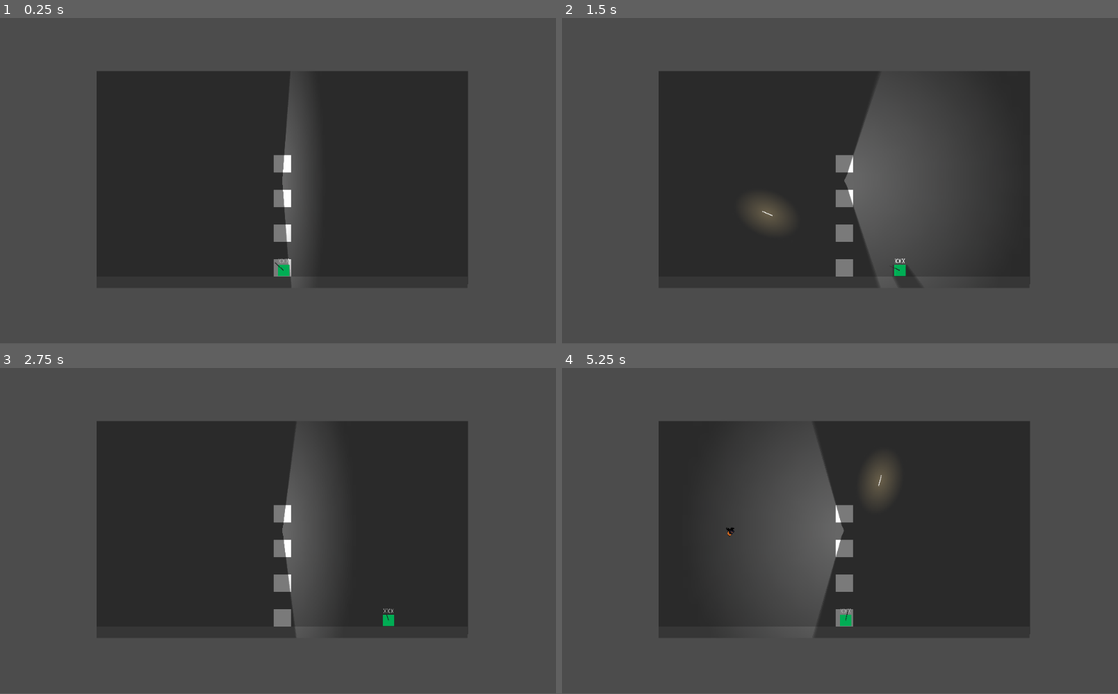
Above: before the commit, frames 1-4 (two rows, left to right).
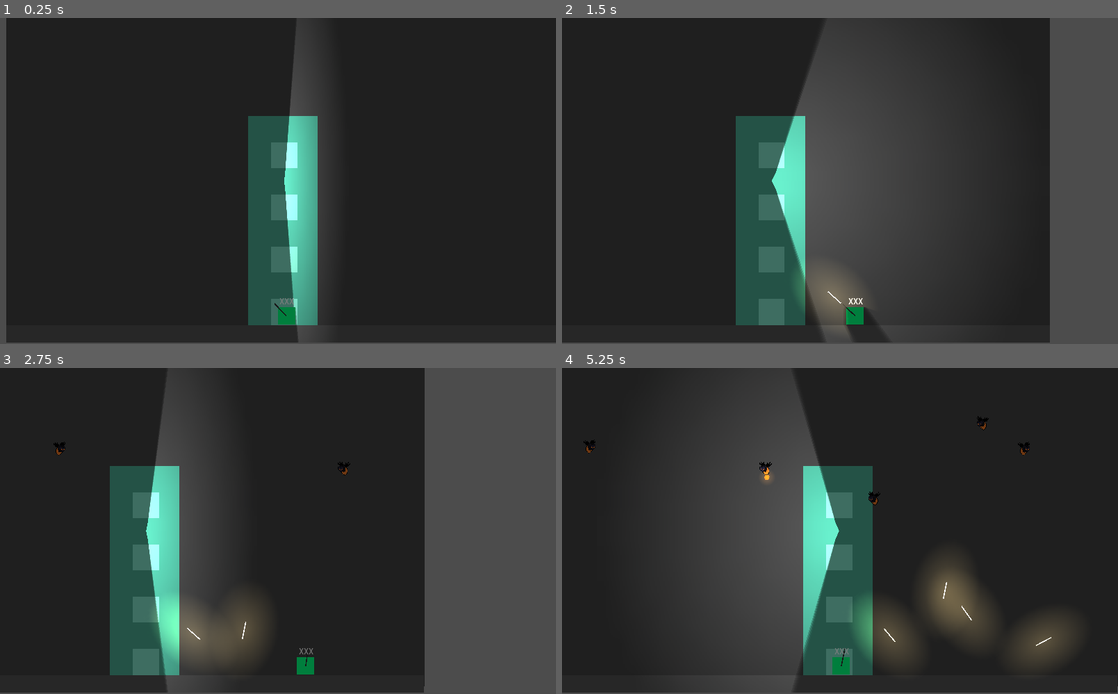
Above: after the commit, the same moments.

Repository: ZeeHatcher/Lighthouse
Game: Godot game, scene res://levels/TestLab.tscn
Two runs of this game, one before a commit and one after it. Both use one fixed random seed, a clock stepped at 60 frames per second and the inputs below.
Inputs (mouse positions are in pixels of both pictures, inside the frame that each line leads up to):
- Up to frame 1 (0.25 s): no input
- Up to frame 2 (1.5 s): move the mouse to (962, 164) at 0.52 s; hold D (move_right) 0.53-1.28 s; click (962, 164) at 0.6 s; move the mouse to (728, 197) at 1.27 s; hold S (move_down) from 1.28 s (still down); click (728, 197) at 1.35 s
- Up to frame 3 (2.75 s): move the mouse to (333, 459) at 2.02 s; release S (move_down) at 2.03 s; hold D (move_right) from 2.03 s (still down); click (333, 459) at 2.1 s
- Up to frame 4 (5.25 s): move the mouse to (812, 596) at 2.77 s; release D (move_right) at 2.78 s; hold W (move_up) 2.78-3.53 s; click (812, 596) at 2.85 s; move the mouse to (1006, 579) at 3.52 s; hold A (move_left) 3.53-5.03 s; click (1006, 579) at 3.6 s; move the mouse to (673, 482) at 4.27 s; click (673, 482) at 4.35 s; move the mouse to (867, 531) at 5.02 s; hold S (move_down) from 5.03 s (still down); click (867, 531) at 5.1 s
In our replay, the window is 800x468 before the commit and 800x469 after it. These sizes can differ from the game's own. Grey fills any space a smaller window leaves; there, only what the larger window draws over its background counts as a difference.

The runs differ from the first frame. In frame 1, 60% of the frame differs, in the area x 1-100%, y 0-100%; in frame 2, 52%; in frame 3, 55%; in frame 4, 59%.

Commit message:
rework Enemy; begin Projectile rework; add camera

Diff:
--- a/assets/Lightning.tscn
+++ b/assets/Lightning.tscn
@@ -1,7 +1,8 @@
 [gd_scene load_steps=4 format=2]
 
-[ext_resource path="res://assets/placeholder.png" type="Texture" id=1]
+[ext_resource path="res://assets/images/placeholder.png" type="Texture" id=1]
 [ext_resource path="res://assets/Lightning.gd" type="Script" id=2]
+
 
 [sub_resource type="CircleShape2D" id=1]
 radius = 100.0
--- a/entities/Beacon/Beacon.tscn
+++ b/entities/Beacon/Beacon.tscn
@@ -1,7 +1,8 @@
 [gd_scene load_steps=4 format=2]
 
-[ext_resource path="res://assets/light.png" type="Texture" id=1]
+[ext_resource path="res://assets/images/light.png" type="Texture" id=1]
 [ext_resource path="res://entities/Beacon/Node2D.gd" type="Script" id=2]
+
 
 [sub_resource type="OccluderPolygon2D" id=1]
 polygon = PoolVector2Array( 0, 0, 8, -16, 0, 0, 8, 16 )
--- a/entities/Enemy/Enemy.gd
+++ b/entities/Enemy/Enemy.gd
@@ -1,15 +1,40 @@
+class_name Enemy
 extends KinematicBody2D
 
-export (int) var speed := 100
+enum Side { LEFT, RIGHT }
 
+export (int) var speed := 0
+
+var side : int = Side.LEFT setget set_side
 var velocity := Vector2(speed, 0)
+
+onready var hit_box := $CollisionShape2D
+onready var sprite := $Sprite
+onready var occluder := $LightOccluder2D
 
 func _ready() -> void:
 	add_to_group("enemies")
+	_on_spawn()
 
 func _physics_process(delta: float) -> void:
-	var collision = move_and_collide(velocity * delta)
+	_move(delta)
+	_attack(delta)
 
-func face(direction: int) -> void:
-	if (direction):
-		velocity *= -1
+	var _collision = move_and_collide(velocity * delta, false)
+
+func set_side(value: int) -> void:
+	if (value in [Side.LEFT, Side.RIGHT]):
+		side = value
+		_flip()
+
+func _attack(delta: float) -> void:
+	pass
+
+func _flip() -> void:
+	pass
+
+func _on_spawn() -> void:
+	pass
+
+func _move(delta: float) -> void:
+	pass
--- a/entities/Enemy/Enemy.tscn
+++ b/entities/Enemy/Enemy.tscn
@@ -1,17 +1,10 @@
-[gd_scene load_steps=4 format=2]
-
-[ext_resource path="res://assets/placeholder.png" type="Texture" id=1]
-[ext_resource path="res://entities/Enemy/Enemy.gd" type="Script" id=2]
-
-[sub_resource type="RectangleShape2D" id=1]
-extents = Vector2( 16, 16 )
+[gd_scene format=2]
 
 [node name="Enemy" type="KinematicBody2D"]
-script = ExtResource( 2 )
+collision_layer = 4
+
+[node name="LightOccluder2D" type="LightOccluder2D" parent="."]
 
 [node name="CollisionShape2D" type="CollisionShape2D" parent="."]
-shape = SubResource( 1 )
 
 [node name="Sprite" type="Sprite" parent="."]
-modulate = Color( 0.870588, 0.054902, 0.054902, 1 )
-texture = ExtResource( 1 )
--- a/entities/Enemy/Fly/Fly.gd
+++ b/entities/Enemy/Fly/Fly.gd
@@ -1,88 +1,56 @@
-extends KinematicBody2D
+extends Enemy
 
-# References
-onready var cooldown_timer := $AttackCooldownTimer
-onready var attack_timer := $AttackTimer
-onready var move_timer := $RandomMoveTimer
-onready var light := $Light2D
-onready var player := get_tree().get_root().get_node("TestLab/Player")
-onready var fly_projectile := load("res://entities/Enemy/Fly/Fly_projectile.tscn")
+export var attack_range := 0		# distance when enemy stops getting closer
+export var attack_charge_time = 1		# attack rate in seconds
 
-# Initiating values
-var velocity := Vector2()
-var will_move := true
 var can_attack := true
 
-# Entity variables
-export var follow_distance := 300           # distance when enemy stops getting closer
-export var speed := 100                     # movement speed when approching player
-export var attack_charge_time = 1           # attack rate in seconds
+onready var bulb := $Light2D
+onready var tail := $Tail
+onready var timer_attack_cooldown := $AttackCooldownTimer
+onready var timer_attack_charge := $AttackChargeTimer
+onready var timer_move := $RandomMoveTimer
 
+func _attack(delta: float) -> void:
+	if (can_attack && global_position.distance_to(ENTITIES.lighthouse.global_position) < attack_range):
+		bulb.visible = true
+		timer_attack_charge.start()
+		can_attack = false
 
-func _ready() -> void:
-	add_to_group("enemies")
-	attack_timer.wait_time = attack_charge_time
+func _flip() -> void:
+	match side:
+		Side.LEFT:
+			sprite.flip_h = false
 
-func _physics_process(delta) -> void:
-	face_direction()
+		Side.RIGHT:
+			sprite.flip_h = true
 
-	var distance_to_player = player.global_position.distance_to(global_position)
-	if distance_to_player > follow_distance:
-		move_towards_player()
-	else:
-		random_move()
-		attack()
+func _on_spawn() -> void:
+	pass
 
-	move_and_collide(velocity * delta, false)
+func _move(delta: float) -> void:
+	match side:
+		Side.LEFT:
+			velocity = Vector2(speed, 0)
 
+		Side.RIGHT:
+			velocity = Vector2(-speed, 0)
 
-# face left or right
-func face_direction() -> void:
-	if player.global_position > global_position:
-		$Sprite.flip_h = true
-		$Position2D.position.x = 16
-		light.position.x = -6
-	else:
-		$Sprite.flip_h = false
-		$Position2D.position.x = -16
-		light.position.x = 6
-
-# moves towards the player
 func move_towards_player() -> void:
-	var direction = (player.global_position - global_position).normalized()
+	var direction = (ENTITIES.lighthouse.global_position - global_position).normalized()
 	velocity = direction * speed
-
-# move a little on random
-func random_move() -> void:
-	if will_move:
-		will_move = false                    	# can move again only  #
-		move_timer.wait_time = randi() % 2 + 0.1  	# after timer runs out #
-		move_timer.start()                   	#  (rand time 0..2 )   #
-
-		var rand_x = randi() % 20 - 10       	# generate random int #
-		var rand_y = randi() % 20 - 10       	# between -10 and 9   #
-
-		var direction = Vector2(rand_x, rand_y).normalized()   	 # move by 1/10 #
-		velocity = direction * speed / 10                      	 # of its speed #
-
-# charges an attack and shoots after the charge
-func attack() -> void:
-	if can_attack:                	# attacks only if cooldown is over
-		can_attack = false        	# no spam attacks until cooldown
-		attack_timer.start()      	# resets cooldown timer
-		light.visible = true      	# show charging light
-
-# shoots projectile after charging
-func _on_AttackTimer_timeout():
-	cooldown_timer.start()
-	var projectile = fly_projectile.instance()
-	get_tree().get_root().get_node("TestLab").add_child(projectile)
-	projectile.position = $Position2D.global_position
-	projectile.point()
-	light.visible = false
-
-func _on_RandomMoveTimer_timeout():
-	will_move = true
 
 func _on_AttackCooldownTimer_timeout():
 	can_attack = true
+
+func _on_AttackChargeTimer_timeout():
+	var projectile = SCENES.projectile_fly.instance()
+	ENTITIES.level.add_child(projectile)
+	projectile.position = tail.global_position
+	projectile.point()
+	bulb.visible = false
+
+	timer_attack_cooldown.start()
+
+func _on_RandomMoveTimer_timeout():
+	pass
--- a/entities/Enemy/Fly/Fly.tscn
+++ b/entities/Enemy/Fly/Fly.tscn
@@ -1,40 +1,42 @@
-[gd_scene load_steps=5 format=2]
+[gd_scene load_steps=6 format=2]
 
-[ext_resource path="res://entities/Enemy/Fly/fly.png" type="Texture" id=1]
-[ext_resource path="res://assets/light.png" type="Texture" id=2]
+[ext_resource path="res://entities/Enemy/Enemy.tscn" type="PackedScene" id=1]
+[ext_resource path="res://entities/Enemy/Fly/fly.png" type="Texture" id=2]
 [ext_resource path="res://entities/Enemy/Fly/Fly.gd" type="Script" id=3]
 
-[sub_resource type="CapsuleShape2D" id=1]
-radius = 7.50694
-height = 6.97473
+[sub_resource type="OccluderPolygon2D" id=1]
 
-[node name="Fly" type="KinematicBody2D"]
+[sub_resource type="CapsuleShape2D" id=2]
+radius = 11.0
+height = 0.0
+
+[node name="Fly" instance=ExtResource( 1 )]
 script = ExtResource( 3 )
+speed = 200
+attack_range = 200
 
-[node name="Sprite" type="Sprite" parent="."]
-texture = ExtResource( 1 )
+[node name="LightOccluder2D" parent="." index="0"]
+occluder = SubResource( 1 )
 
-[node name="CollisionShape2D" type="CollisionShape2D" parent="."]
-position = Vector2( -1.94387, 2.34885 )
-shape = SubResource( 1 )
+[node name="CollisionShape2D" parent="." index="1"]
+shape = SubResource( 2 )
 
-[node name="Position2D" type="Position2D" parent="."]
-position = Vector2( -16, 16 )
+[node name="Sprite" parent="." index="2"]
+texture = ExtResource( 2 )
 
-[node name="AttackCooldownTimer" type="Timer" parent="."]
+[node name="Tail" type="Position2D" parent="." index="3"]
+position = Vector2( 0, 16 )
+
+[node name="AttackChargeTimer" type="Timer" parent="." index="4"]
 one_shot = true
 
-[node name="RandomMoveTimer" type="Timer" parent="."]
+[node name="AttackCooldownTimer" type="Timer" parent="." index="5"]
 one_shot = true
 
-[node name="AttackTimer" type="Timer" parent="."]
+[node name="RandomMoveTimer" type="Timer" parent="." index="6"]
 one_shot = true
 
-[node name="Light2D" type="Light2D" parent="."]
-position = Vector2( 10, 6 )
-enabled = false
-texture = ExtResource( 2 )
-color = Color( 0.980392, 0.662745, 0.215686, 1 )
+[node name="Light2D" type="Light2D" parent="." index="7"]
+[connection signal="timeout" from="AttackChargeTimer" to="." method="_on_AttackChargeTimer_timeout"]
 [connection signal="timeout" from="AttackCooldownTimer" to="." method="_on_AttackCooldownTimer_timeout"]
 [connection signal="timeout" from="RandomMoveTimer" to="." method="_on_RandomMoveTimer_timeout"]
-[connection signal="timeout" from="AttackTimer" to="." method="_on_AttackTimer_timeout"]
--- /dev/null
+++ b/entities/Enemy/Fly/FlyOld.gd
@@ -0,0 +1,87 @@
+extends KinematicBody2D
+
+# References
+onready var cooldown_timer := $AttackCooldownTimer
+onready var attack_timer := $AttackTimer
+onready var move_timer := $RandomMoveTimer
+onready var light := $Light2D
+onready var player = ENTITIES.player
+onready var fly_projectile = SCENES.projectile_fly
+
+# Initiating values
+var velocity := Vector2()
+var will_move := true
+var can_attack := true
+
+# Entity variables
+export var follow_distance := 300          # distance when enemy stops getting closer
+export var speed := 100                     # movement speed when approching player
+export var attack_charge_time = 1	# attack rate in seconds
+
+
+func _ready() -> void:
+	add_to_group("enemies")
+	face_direction()
+	attack_timer.wait_time = attack_charge_time
+
+func _physics_process(delta) -> void:
+	var distance_to_player = player.global_position.distance_to(global_position)
+	if distance_to_player > follow_distance:
+		move_towards_player()
+	else:
+		random_move()
+		attack()
+
+	move_and_collide(velocity * delta, false)
+
+
+# face left or right
+func face_direction() -> void:
+	if player.global_position > global_position:
+		$Sprite.flip_h = true
+		$Position2D.position.x = 16
+		light.position.x = -6
+	else:
+		$Sprite.flip_h = false
+		$Position2D.position.x = -16
+		light.position.x = 6
+
+# moves towards the player
+func move_towards_player() -> void:
+	var direction = (player.global_position - global_position).normalized()
+	velocity = direction * speed
+
+# move a little on random
+func random_move() -> void:
+	if will_move:
+		will_move = false                    	# can move again only  #
+		move_timer.wait_time = randi() % 2 + 0.1  	# after timer runs out #
+		move_timer.start()                   	#  (rand time 0..2 )   #
+
+		var rand_x = randi() % 20 - 10       	# generate random int #
+		var rand_y = randi() % 20 - 10       	# between -10 and 9   #
+
+		var direction = Vector2(rand_x, rand_y).normalized()   	 # move by 1/10 #
+		velocity = direction * speed / 10                      	 # of its speed #
+
+# charges an attack and shoots after the charge
+func attack() -> void:
+	if can_attack:                	# attacks only if cooldown is over
+		can_attack = false        	# no spam attacks until cooldown
+		attack_timer.start()      	# resets cooldown timer
+		light.visible = true      	# show charging light
+
+# shoots projectile after charging
+func _on_AttackTimer_timeout():
+	cooldown_timer.start()
+	var projectile = fly_projectile.instance()
+	get_tree().get_root().get_node("TestLab").add_child(projectile)
+	projectile.position = $Position2D.global_position
+	projectile.point()
+	light.visible = false
+
+func _on_RandomMoveTimer_timeout():
+	will_move = true
+
+func _on_AttackCooldownTimer_timeout():
+	can_attack = true
--- /dev/null
+++ b/entities/Enemy/Fly/FlyOld.tscn
@@ -0,0 +1,40 @@
+[gd_scene load_steps=5 format=2]
+
+[ext_resource path="res://assets/images/light.png" type="Texture" id=1]
+[ext_resource path="res://entities/Enemy/Fly/fly.png" type="Texture" id=2]
+[ext_resource path="res://entities/Enemy/Fly/FlyOld.gd" type="Script" id=3]
+
+[sub_resource type="CapsuleShape2D" id=1]
+radius = 7.50694
+height = 6.97473
+
+[node name="Fly" type="KinematicBody2D"]
+script = ExtResource( 3 )
+
+[node name="Sprite" type="Sprite" parent="."]
+texture = ExtResource( 2 )
+
+[node name="CollisionShape2D" type="CollisionShape2D" parent="."]
+position = Vector2( -1.94387, 2.34885 )
+shape = SubResource( 1 )
+
+[node name="Position2D" type="Position2D" parent="."]
+position = Vector2( -16, 16 )
+
+[node name="AttackCooldownTimer" type="Timer" parent="."]
+one_shot = true
+
+[node name="RandomMoveTimer" type="Timer" parent="."]
+one_shot = true
+
+[node name="AttackChargeTimer" type="Timer" parent="."]
+one_shot = true
+
+[node name="Light2D" type="Light2D" parent="."]
+position = Vector2( 10, 6 )
+enabled = false
+texture = ExtResource( 1 )
+color = Color( 0.980392, 0.662745, 0.215686, 1 )
+[connection signal="timeout" from="AttackCooldownTimer" to="." method="_on_AttackCooldownTimer_timeout"]
+[connection signal="timeout" from="RandomMoveTimer" to="." method="_on_RandomMoveTimer_timeout"]
+[connection signal="timeout" from="AttackChargeTimer" to="." method="_on_AttackTimer_timeout"]
--- a/entities/Enemy/Fly/Fly_projectile.gd
+++ b/entities/Enemy/Fly/Fly_projectile.gd
@@ -4,7 +4,7 @@
 
 var velocity = Vector2(speed, 0)
 
-onready var player = get_tree().get_root().get_node("TestLab/Player")
+onready var player = ENTITIES.player
 
 func _physics_process(delta):
 	var collision =  move_and_collide(velocity * delta)    	 # move
@@ -18,5 +18,5 @@
 
 # set direction
 func point():
-	look_at(player.global_position)
+	look_at(ENTITIES.lighthouse.global_position)
 	velocity = velocity.rotated(rotation + rand_range(-0.1, 0.1))
--- a/entities/Enemy/Fly/Fly_projectile.tscn
+++ b/entities/Enemy/Fly/Fly_projectile.tscn
@@ -1,10 +1,8 @@
 [gd_scene load_steps=5 format=2]
 
-[ext_resource path="res://entities/Enemy/Fly/fly_projectile.png" type="Texture" id=1]
+[ext_resource path="res://entities/Enemy/Fly/Fly_projectile.png" type="Texture" id=1]
 [ext_resource path="res://entities/Enemy/Fly/Fly_projectile.gd" type="Script" id=2]
-[ext_resource path="res://assets/light.png" type="Texture" id=3]
-
-
+[ext_resource path="res://assets/images/light.png" type="Texture" id=3]
 
 [sub_resource type="CircleShape2D" id=1]
 radius = 5.09472
--- a/entities/Gun/Gun.tscn
+++ b/entities/Gun/Gun.tscn
@@ -1,7 +1,8 @@
 [gd_scene load_steps=3 format=2]
 
-[ext_resource path="res://assets/placeholder.png" type="Texture" id=1]
+[ext_resource path="res://assets/images/placeholder.png" type="Texture" id=1]
 [ext_resource path="res://entities/Gun/Gun.gd" type="Script" id=2]
+
 
 [node name="Gun" type="Node2D"]
 script = ExtResource( 2 )
--- /dev/null
+++ b/entities/Lighthouse/Lighthouse.gd
@@ -0,0 +1,10 @@
+extends Area2D
+
+
+func _ready():
+	pass
+
+
+func _on_Lighthouse_body_entered(body):
+	if body.is_in_group("projectiles"):
+		body.visible = false
--- /dev/null
+++ b/entities/Lighthouse/Lighthouse.tscn
@@ -0,0 +1,20 @@
+[gd_scene load_steps=4 format=2]
+
+[ext_resource path="res://assets/images/placeholder.png" type="Texture" id=1]
+[ext_resource path="res://entities/Lighthouse/Lighthouse.gd" type="Script" id=2]
+
+[sub_resource type="RectangleShape2D" id=1]
+extents = Vector2( 64, 192 )
+
+[node name="Lighthouse" type="Area2D"]
+collision_layer = 32
+script = ExtResource( 2 )
+
+[node name="CollisionShape2D" type="CollisionShape2D" parent="."]
+shape = SubResource( 1 )
+
+[node name="Sprite" type="Sprite" parent="."]
+modulate = Color( 0.317647, 1, 0.823529, 0.537255 )
+scale = Vector2( 4, 12 )
+texture = ExtResource( 1 )
+[connection signal="body_entered" from="." to="." method="_on_Lighthouse_body_entered"]
--- a/entities/MobSpawn/MobSpawn.gd
+++ b/entities/MobSpawn/MobSpawn.gd
@@ -1,10 +1,10 @@
 extends Node2D
 
-onready var level := get_tree().get_root().get_node("TestLab")
+onready var level := ENTITIES.level
 onready var viewport := level.get_viewport()
 onready var paths := [$LeftPath, $RightPath]
 onready var timer := $Timer
-onready var scene_enemy := preload("res://entities/Enemy/Fly/Fly.tscn")
+onready var scene_enemy := SCENES.enemy_fly
 
 func _ready():
 	pass
@@ -16,5 +16,7 @@
 	spawn_point.offset = randi() % int(viewport.size.y)
 
 	var enemy = scene_enemy.instance()
+	enemy.global_position = spawn_point.global_position
+
 	level.add_child(enemy)
-	enemy.global_position = spawn_point.global_position
+	enemy.set_side(side)
--- a/entities/MobSpawn/MobSpawn.tscn
+++ b/entities/MobSpawn/MobSpawn.tscn
@@ -28,6 +28,5 @@
 rotation = -1.5708
 
 [node name="Timer" type="Timer" parent="."]
-wait_time = 3.0
 autostart = true
 [connection signal="timeout" from="Timer" to="." method="_on_Timer_timeout"]
--- a/entities/Player/Player.tscn
+++ b/entities/Player/Player.tscn
@@ -1,6 +1,6 @@
 [gd_scene load_steps=8 format=2]
 
-[ext_resource path="res://assets/placeholder.png" type="Texture" id=1]
+[ext_resource path="res://assets/images/placeholder.png" type="Texture" id=1]
 [ext_resource path="res://entities/Player/Player.gd" type="Script" id=2]
 [ext_resource path="res://entities/Gun/Gun.tscn" type="PackedScene" id=3]
 [ext_resource path="res://fonts/JetBrainsMono-Regular.ttf" type="DynamicFontData" id=4]
--- a/entities/Projectile/Projectile.gd
+++ b/entities/Projectile/Projectile.gd
@@ -1,17 +1,15 @@
 extends KinematicBody2D
 
-export (int) var speed := 3000
+export (int) var speed := 30
 
 var velocity := Vector2(speed, 0)
 
+func _ready():
+	add_to_group("projectiles")
+
 func _physics_process(delta: float) -> void:
-	var collision = move_and_collide(velocity * delta)
 
-	if (collision):
-		if (collision.collider.is_in_group("enemies")):
-			collision.collider.queue_free()
-		else:
-			queue_free()
+	var _collision = move_and_collide(velocity * delta)
 
 func point_to(target: Vector2) -> void:
 	look_at(target)
--- a/entities/Projectile/Projectile.tscn
+++ b/entities/Projectile/Projectile.tscn
@@ -1,8 +1,8 @@
 [gd_scene load_steps=5 format=2]
 
-[ext_resource path="res://assets/placeholder.png" type="Texture" id=1]
+[ext_resource path="res://assets/images/placeholder.png" type="Texture" id=1]
 [ext_resource path="res://entities/Projectile/Projectile.gd" type="Script" id=2]
-[ext_resource path="res://assets/light.png" type="Texture" id=3]
+[ext_resource path="res://assets/images/light.png" type="Texture" id=3]
 
 [sub_resource type="RectangleShape2D" id=1]
 extents = Vector2( 16, 1 )
--- a/entities/Stair/Stair.gd
+++ b/entities/Stair/Stair.gd
@@ -3,7 +3,6 @@
 export (int) var level := 0
 
 onready var scene_tree := get_tree()
-
 onready var steps = get_node("../stair")
 
 func _ready() -> void:
@@ -19,9 +18,9 @@
 	for stair in stairs:
 		if (stair.level == level_next):
 			entity.global_position = stair.global_position
+			steps.play()
 			break
 
 func _on_Player_stair_entered(player: KinematicBody2D, direction: int) -> void:
 	if (overlaps_body(player)):
 		warp(player, direction)
-	steps.play()
--- a/entities/Stair/Stair.tscn
+++ b/entities/Stair/Stair.tscn
@@ -1,6 +1,6 @@
 [gd_scene load_steps=4 format=2]
 
-[ext_resource path="res://assets/placeholder.png" type="Texture" id=1]
+[ext_resource path="res://assets/images/placeholder.png" type="Texture" id=1]
 [ext_resource path="res://entities/Stair/Stair.gd" type="Script" id=2]
 
 [sub_resource type="RectangleShape2D" id=1]
--- a/levels/TestLab.tscn
+++ b/levels/TestLab.tscn
@@ -8,8 +8,9 @@
 [ext_resource path="res://levels/Control.gd" type="Script" id=6]
 [ext_resource path="res://levels/Camera2D.gd" type="Script" id=7]
 [ext_resource path="res://fonts/JetBrainsMono-Regular.ttf" type="DynamicFontData" id=8]
-[ext_resource path="res://assets/stairs.wav" type="AudioStream" id=9]
-[ext_resource path="res://assets/bg.wav" type="AudioStream" id=10]
+[ext_resource path="res://assets/audio/stairs.wav" type="AudioStream" id=9]
+[ext_resource path="res://assets/audio/bg.wav" type="AudioStream" id=10]
+[ext_resource path="res://entities/Lighthouse/Lighthouse.tscn" type="PackedScene" id=11]
 
 [sub_resource type="RectangleShape2D" id=1]
 extents = Vector2( 512, 16 )
@@ -22,6 +23,13 @@
 position = Vector2( 2.51758, 0 )
 script = ExtResource( 5 )
 
+[node name="stair" type="AudioStreamPlayer2D" parent="."]
+position = Vector2( 516.065, 551.486 )
+stream = ExtResource( 9 )
+
+[node name="AudioStreamPlayer2D" type="AudioStreamPlayer2D" parent="."]
+stream = ExtResource( 10 )
+
 [node name="Beacon" parent="." instance=ExtResource( 4 )]
 position = Vector2( 512, 303 )
 
@@ -30,12 +38,11 @@
 margin_bottom = 589.0
 color = Color( 0.247059, 0.247059, 0.247059, 1 )
 __meta__ = {
-"_edit_lock_": true,
 "_edit_use_anchors_": false
 }
 
 [node name="CanvasModulate" type="CanvasModulate" parent="."]
-color = Color( 0.682353, 0.682353, 0.682353, 1 )
+color = Color( 0.498039, 0.498039, 0.498039, 1 )
 
 [node name="Platform" type="StaticBody2D" parent="."]
 position = Vector2( 512, 584 )
@@ -78,23 +85,20 @@
 position = Vector2( 512, 256 )
 level = 3
 
-[node name="stair" type="AudioStreamPlayer2D" parent="."]
-stream = ExtResource( 9 )
-
-[node name="bg" type="AudioStreamPlayer2D" parent="."]
-stream = ExtResource( 10 )
-volume_db = -25.0
-autoplay = true
+[node name="Lighthouse" parent="." instance=ExtResource( 11 )]
+position = Vector2( 509.482, 376 )
 
 [node name="Player" parent="." instance=ExtResource( 1 )]
 position = Vector2( 516.065, 551.486 )
 
-[node name="Camera2D" type="Camera2D" parent="."]
-position = Vector2( 500.666, 303.175 )
+[node name="Camera2D" type="Camera2D" parent="Player"]
+position = Vector2( -15.399, -248.311 )
 current = true
+limit_top = 0
 limit_smoothed = true
 smoothing_enabled = true
 script = ExtResource( 7 )
+zoom_size = Vector2( 1, 1 )
 
 [node name="CanvasLayer" type="CanvasLayer" parent="."]
 pause_mode = 2
@@ -106,7 +110,6 @@
 anchor_bottom = 1.0
 script = ExtResource( 6 )
 __meta__ = {
-"_edit_lock_": true,
 "_edit_use_anchors_": false
 }
 
--- a/project.godot
+++ b/project.godot
@@ -8,9 +8,14 @@
 
 config_version=4
 
-_global_script_classes=[  ]
+_global_script_classes=[ {
+"base": "KinematicBody2D",
+"class": "Enemy",
+"language": "GDScript",
+"path": "res://entities/Enemy/Enemy.gd"
+} ]
 _global_script_class_icons={
-
+"Enemy": ""
 }
 
 [application]
@@ -20,11 +25,16 @@
 
 [autoload]
 
-SignalManager="*res://SignalManager.gd"
+SCENES="*res://singletons/scenes.gd"
+ENTITIES="*res://singletons/entities.gd"
 
 [display]
 
+window/size/fullscreen=true
 window/dpi/allow_hidpi=true
+window/vsync/use_vsync=false
+window/stretch/mode="2d"
+window/stretch/aspect="expand"
 
 [input]
 
@@ -58,6 +68,25 @@
 "events": [ Object(InputEventKey,"resource_local_to_scene":false,"resource_name":"","device":0,"alt":false,"shift":false,"control":false,"meta":false,"command":false,"pressed":false,"scancode":32,"unicode":0,"echo":false,"script":null)
  ]
 }
+pad_move_down={
+"deadzone": 0.5,
+"events": [ Object(InputEventJoypadButton,"resource_local_to_scene":false,"resource_name":"","device":0,"button_index":13,"pressure":0.0,"pressed":false,"script":null)
+ ]
+}
+joy_move={
+"deadzone": 0.5,
+"events": [ Object(InputEventJoypadMotion,"resource_local_to_scene":false,"resource_name":"","device":0,"axis":0,"axis_value":-1.0,"script":null)
+ ]
+}
+
+[layer_names]
+
+2d_physics/layer_1="static_body"
+2d_physics/layer_2="player"
+2d_physics/layer_3="enemy"
+2d_physics/layer_4="projectile_player"
+2d_physics/layer_5="projectile_enemy"
+2d_physics/layer_6="lighthouse"
 
 [rendering]
 
--- a/shaders/Water/Water.tscn
+++ b/shaders/Water/Water.tscn
@@ -1,7 +1,8 @@
 [gd_scene load_steps=5 format=2]
 
 [ext_resource path="res://shaders/Water/WaterWaves.shader" type="Shader" id=1]
-[ext_resource path="res://assets/placeholder.png" type="Texture" id=2]
+[ext_resource path="res://assets/images/placeholder.png" type="Texture" id=2]
+
 
 [sub_resource type="ShaderMaterial" id=1]
 shader = ExtResource( 1 )
--- /dev/null
+++ b/singletons/entities.gd
@@ -0,0 +1,9 @@
+extends Node
+
+onready var scene_tree := get_tree()
+onready var root := scene_tree.get_root()
+onready var level := root.get_node("TestLab")
+onready var viewport := level.get_viewport()
+
+onready var lighthouse := level.get_node("Lighthouse")
+onready var player := level.get_node("Player")
--- /dev/null
+++ b/singletons/scenes.gd
@@ -0,0 +1,6 @@
+extends Node
+
+onready var enemy_fly := preload("res://entities/Enemy/Fly/Fly.tscn")
+
+onready var projectile := preload("res://entities/Projectile/Projectile.tscn")
+onready var projectile_fly := preload("res://entities/Enemy/Fly/Fly_projectile.tscn")
Not shown, removed: assets/64x64.png.import
Not shown, added: assets/audio/bg.wav.import
Not shown, added: assets/audio/stairs.wav.import
Not shown, removed: assets/bg.wav.import
Renamed: assets/64x64.png -> assets/images/64x64.png
Not shown, added: assets/images/64x64.png.import
Renamed: assets/light.png -> assets/images/light.png
Not shown, added: assets/images/light.png.import
Renamed: assets/placeholder.png -> assets/images/placeholder.png
Not shown, added: assets/images/placeholder.png.import
Not shown, removed: assets/light.png.import
Not shown, removed: assets/placeholder.png.import
(and 8 more such lines)
